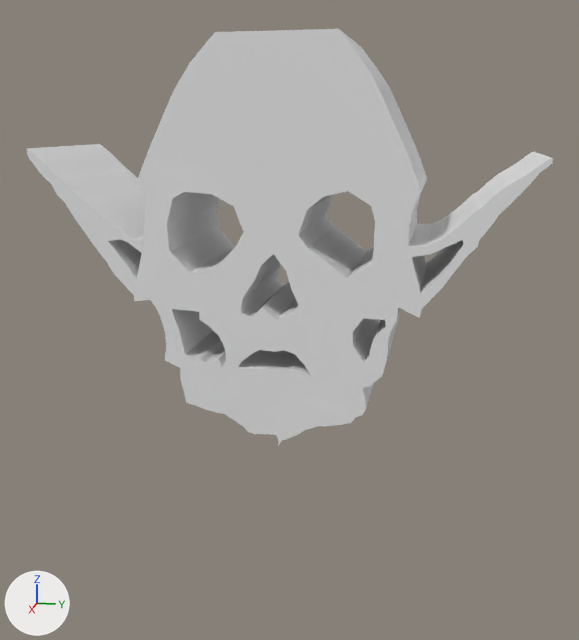
One commit to the Blender file 4 - BLE/Manimarco-LAB-4-BLE.blend: the scene before it, then after it.
Before and after are seen from a camera (50 mm lens) standing at (9.64, 2.12, 9.48) and looking at (-0.02, 0.19, 7.07). The axes (+X, +Y, +Z) are drawn at lower left. The lights are the same throughout.
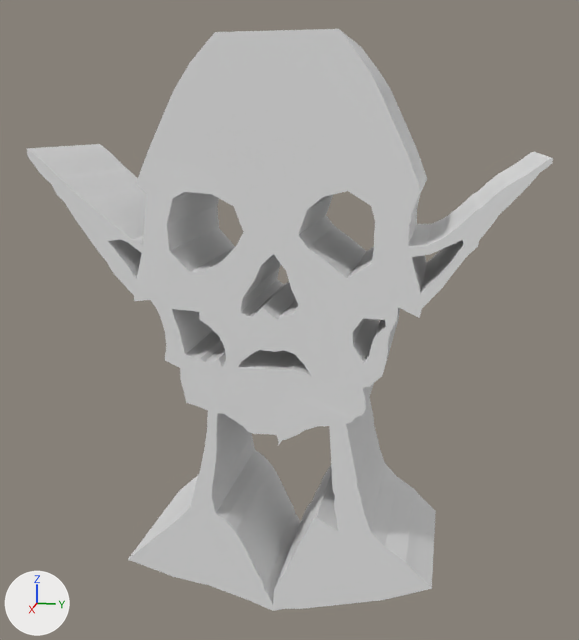
The change, as a diff of the scene's bpy script:
```diff
--- a/4 - BLE/Manimarco-LAB-4-BLE.blend.py
+++ b/4 - BLE/Manimarco-LAB-4-BLE.blend.py
@@ me_cube @@
 # used by ob_cube; location = (0.0, 0.0, 4.18)
-me_cube.from_pydata(...)  # 625 vertices, 710 faces, 10 loose edges; spans x -1.02..1.01, y -2.68..3.11, z 1.61..6.24
+me_cube.from_pydata(...)  # 757 vertices, 848 faces, 10 loose edges; spans x -1.02..1.01, y -2.68..3.11, z -0.59..6.24
+# me_cube part 1
+# 2 faces are deleted
+# 74 vertices are added at x -1.02..1.01, y -1.7..2.11, z -0.59..1.73
+# 33 new vertices lie (2.0, 0.0, 0.0) away from vertices in x -1.0, y 0.2..2.11, z -0.54..1.69
+# 25 new vertices lie (2.03, 0.0, 0.0) away from vertices in x -1.02, y -1.7..0.19, z -0.51..1.52
+# 140 new faces join them
 me_cube.materials.append(mat_material)
```

Where the change shows, as pixel boxes [x1, y1, x2, y2] in the pictures (579 x 640 px):
'Cube', reshaped (40% taller): before [26, 29, 553, 445]; after [26, 29, 553, 611]
part 1 of me_cube, built on: after [128, 397, 436, 611]
